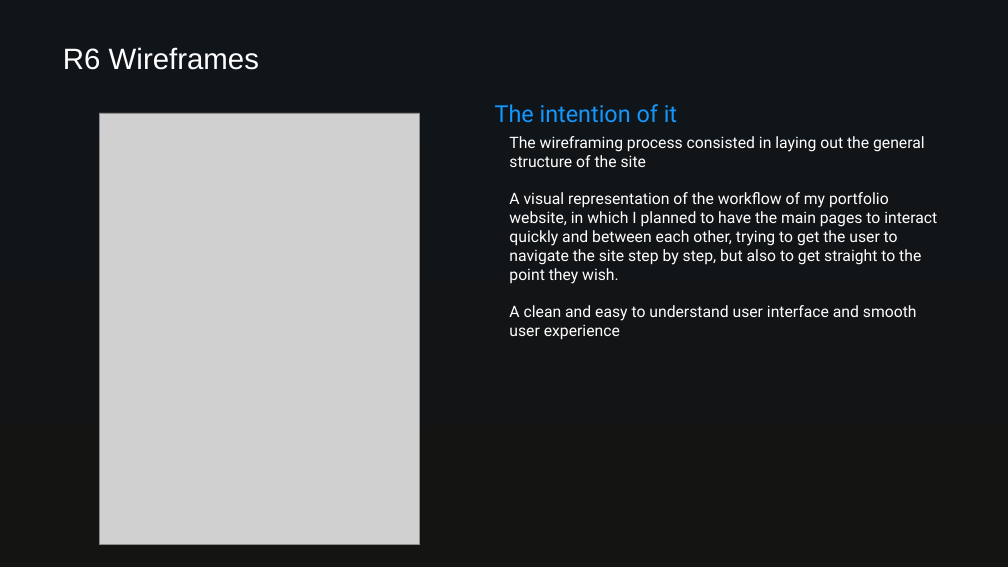
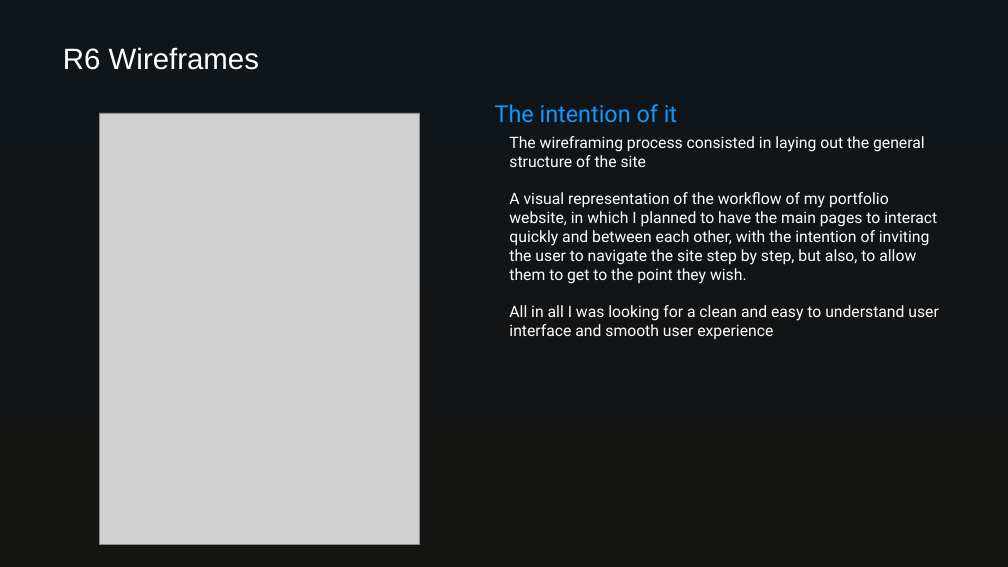
Before and after one commit to Gus14939/GustavoJimenez_T1A2, a slide deck: slide 3 of ppt/GustavoJimenez_T1A1_PPT.pptx (slide 4 before the commit). Drawn at 1008x567 pixels with LibreOffice and Linux fonts; fonts in the diff are those of the drawing; grey boxes stand for pictures. Boxes give left, top, right and bottom in pixels: in the first picture for what was removed or moved away, otherwise in the second. Text is boxed around its words. In the diff, an @@ line names an element or a change of style, - is before the commit and + after.

```diff
--- a/ppt/GustavoJimenez_T1A1_PPT.pptx
+++ b/ppt/GustavoJimenez_T1A1_PPT.pptx
@@ text at (509, 192, 938, 339): text changed @@
-A visual representation of the workflow of my portfolio website, in which I planned to have the main pages to interact quickly and between each other, trying to get the user to navigate the site step by step, but also to get straight to the point they wish.
-A clean and easy to understand user interface and smooth user experience
+A visual representation of the workflow of my portfolio website, in which I planned to have the main pages to interact quickly and between each other, with the intention of inviting the user to navigate the site step by step, but also, to allow them to get to the point they wish.
+All in all I was looking for a clean and easy to understand user interface and smooth user experience
```
Also in this commit, not shown: 4 other slides changed, 16 other files.
